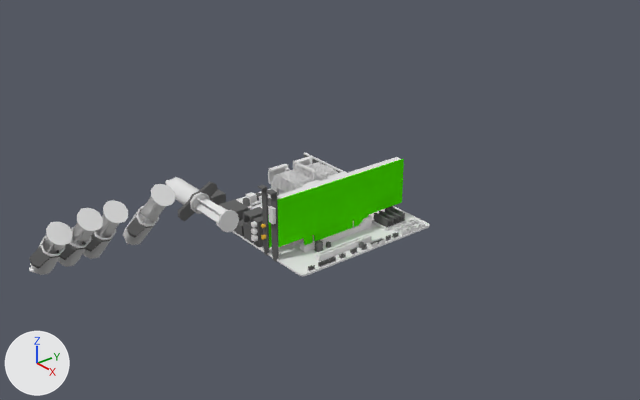
The Blender file ComputerLearner/Assets/Models/MoBo/MoBo.blend as it was, and as the next commit left it.
Both versions are drawn from a 50 mm lens placed at (14.6, -11.84, 9.5), pointed at (0.61, -0.72, 1.12). Arrows for +X, +Y and +Z are at lower left; the lights stay in place.
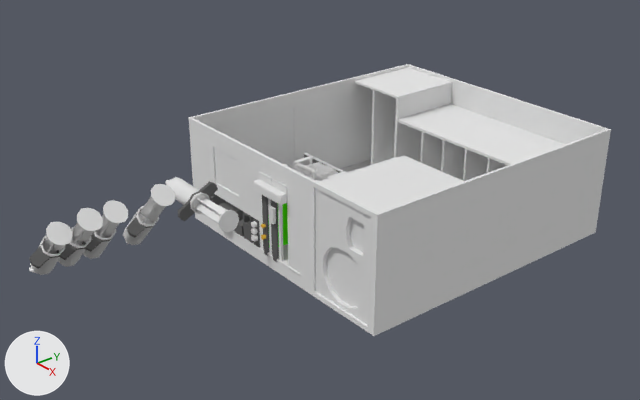
Scene script edits in JSON lines:
```json
{"op": "add", "block": "me_cube_021", "code": ["me_cube_021 = bpy.data.meshes.new('Cube.021')", "me_cube_021.from_pydata(...)  # 690 vertices, 708 faces; spans x -2.9..3.79, y -2.05..5.24, z -0.31..2.33", "me_cube_021.materials.append(mat_material)  # white #e7e7e7"]}
{"op": "add", "block": "me_cube_022", "code": ["me_cube_022 = bpy.data.meshes.new('Cube.022')", "me_cube_022.from_pydata(...)  # 100 vertices, 98 faces; spans x -2.86..3.74, y 3.2..5.2, z -0.27..2.25", "me_cube_022.materials.append(mat_material)  # white #e7e7e7"]}
{"op": "add", "block": "me_cube_024", "code": ["me_cube_024 = bpy.data.meshes.new('Cube.024')", "me_cube_024.from_pydata(...)  # 104 vertices, 102 faces; spans x -0.48..0.5, y -0.102..0.098, z -0.068..0.308"]}
{"op": "add", "block": "me_cube_027", "code": ["me_cube_027 = bpy.data.meshes.new('Cube.027')", "me_cube_027.from_pydata(...)  # 190 vertices, 188 faces; spans x -1.04..0.89, y -1.01..1.57, z -1.3..1.16"]}
{"op": "add", "block": "me_cube_028", "code": ["me_cube_028 = bpy.data.meshes.new('Cube.028')", "me_cube_028.from_pydata(...)  # 16 vertices, 4 faces; spans x -2.89..-0.76, y -1.87..1.17, z -0.02..2.0", "me_cube_028.materials.append(mat_material)  # white #e7e7e7"]}
{"op": "add", "block": "ob_cube_024", "code": ["ob_cube_024 = bpy.data.objects.new('Cube.024', me_cube_021)", "ob_cube_024.location = (0.0, 0.0, 0.0)"]}
{"op": "add", "block": "ob_cube_025", "code": ["ob_cube_025 = bpy.data.objects.new('Cube.025', me_cube_022)", "ob_cube_025.location = (0.0, 0.0, 0.0)"]}
{"op": "add", "block": "ob_cube_026", "code": ["ob_cube_026 = bpy.data.objects.new('Cube.026', me_cube_024)", "ob_cube_026.location = (0.51, -1.99, 1.62)"]}
{"op": "add", "block": "ob_cube_027", "code": ["ob_cube_027 = bpy.data.objects.new('Cube.027', me_cube_027)", "ob_cube_027.location = (2.88, -0.85, 1.08)"]}
{"op": "add", "block": "ob_cube_028", "code": ["ob_cube_028 = bpy.data.objects.new('Cube.028', me_cube_028)", "ob_cube_028.location = (0.0, 0.0, 0.0)"]}
```

Location of each change, [x1, y1, x2, y2] in pixels of the pictures (640 x 400 px):
```json
{"object": "Cube.024", "change": "added", "after": [189, 64, 611, 336]}
{"object": "Cube.025", "change": "added", "after": [354, 68, 565, 181]}
{"object": "Cube.027", "change": "added", "after": [315, 155, 464, 325]}
{"object": "Cube.028", "change": "added", "after": [214, 108, 294, 195]}
{"object": "Cube.026", "change": "added", "after": [253, 172, 288, 205]}
{"object": "Cube.023", "change": "unchanged, covered by the edit", "before": [266, 157, 404, 262], "after": [269, 157, 398, 262]}
{"object": "Cube", "change": "unchanged, covered by the edit", "before": [232, 191, 430, 276], "after": [232, 209, 301, 276]}
{"object": "Cube.018", "change": "unchanged, covered by the edit", "before": [268, 156, 345, 195], "after": [284, 156, 345, 182]}
```
